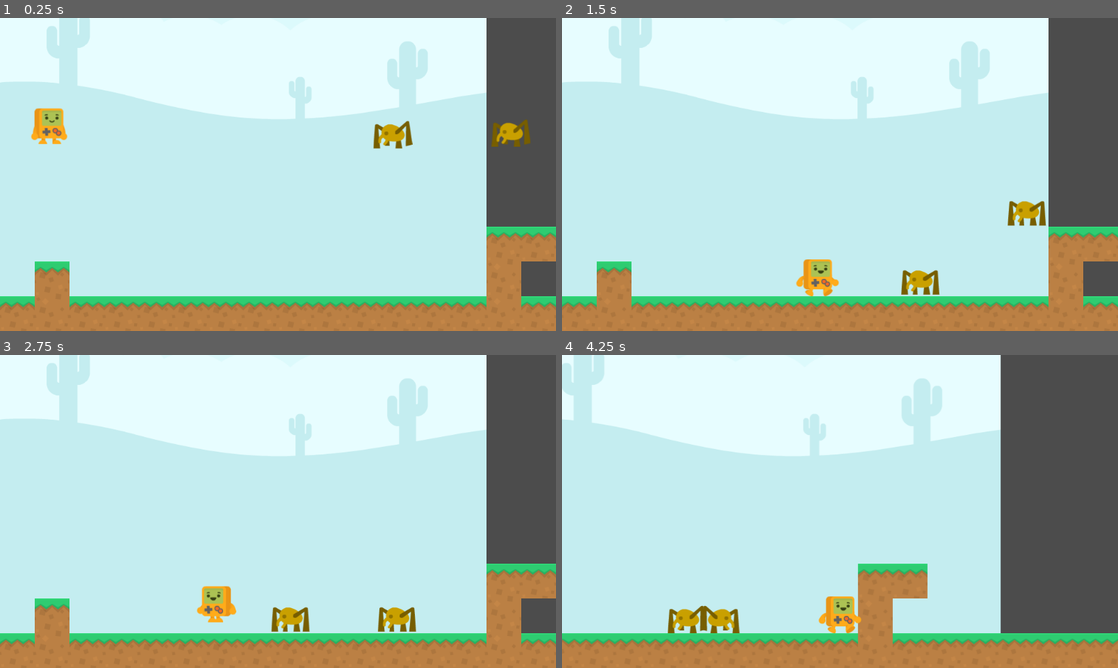
Above: before the commit, frames 1-4 (two rows, left to right).
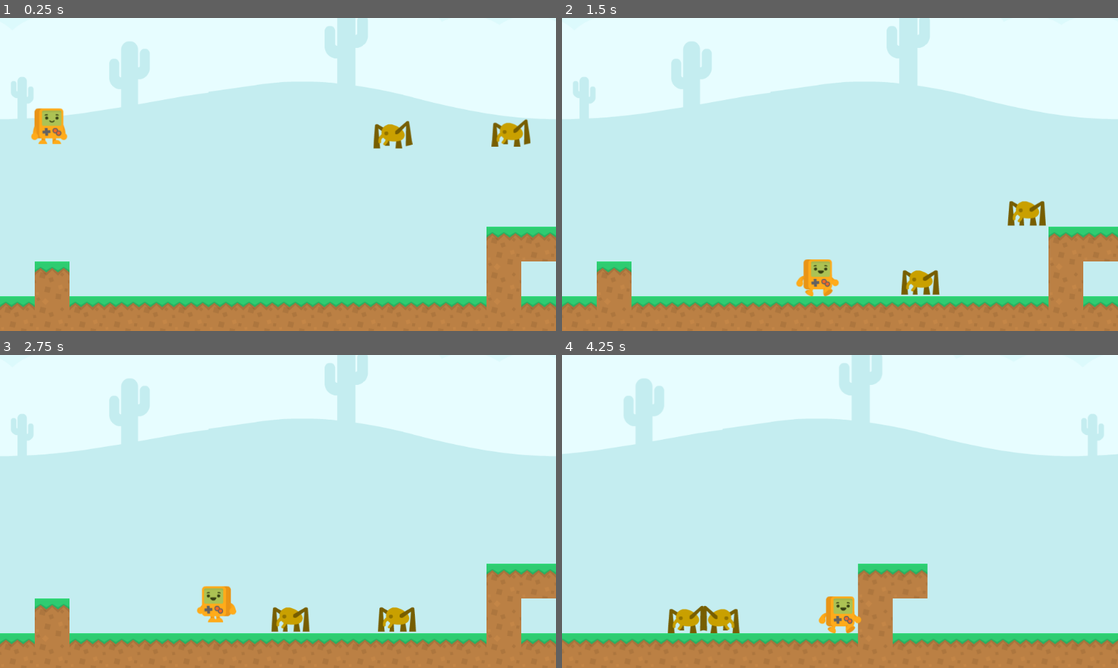
Above: after the commit, the same moments.

Repository: vivisuke/GDAction
Game: Godot game, scene res://MainScene.tscn
The game is run twice, just before and just after one commit, with the same random seed, the same clock (stepped at 60 frames per second) and the same inputs.
Inputs:
- Up to frame 1 (0.25 s): no input
- Up to frame 2 (1.5 s): hold Right (ui_right) from 0.53 s (still down); tap Up (ui_up) at 0.77 s
- Up to frame 3 (2.75 s): tap Up (ui_up) at 1.52 s; release Right (ui_right) at 2.03 s; hold Left (ui_left) from 2.03 s (still down)
- Up to frame 4 (4.25 s): release Left (ui_left) at 2.78 s; hold Right (ui_right) from 2.78 s (still down); tap Up (ui_up) at 3.02, 3.77 s

The runs differ from the first frame. In frame 1, 18% of the frame differs, in the area x 0-100%, y 0-89%; in frame 2, 18%; in frame 3, 18%; in frame 4, 27%.

Commit message:
0014 ◎ C 08/27 08/27 0.001│問題│ゴール部分まで到達すると、背景が描画されない

Diff:
--- a/GDAction/MainScene.tscn
+++ b/GDAction/MainScene.tscn
@@ -111,6 +111,7 @@
 [node name="ParallaxBackground" type="ParallaxBackground" parent="."]
 
 [node name="ParallaxLayer" type="ParallaxLayer" parent="ParallaxBackground"]
+position = Vector2( 512, 0 )
 motion_scale = Vector2( 0.25, 1 )
 motion_mirroring = Vector2( 1024, 0 )
 
Not shown, changed: GDAction.spr
